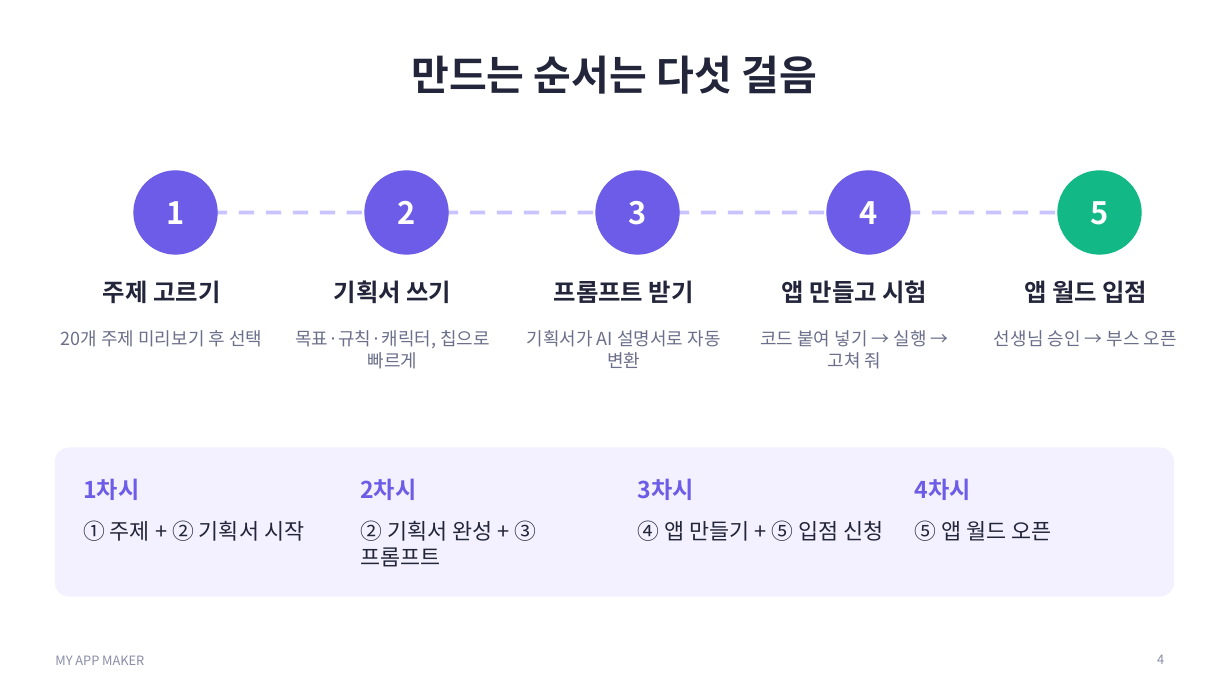
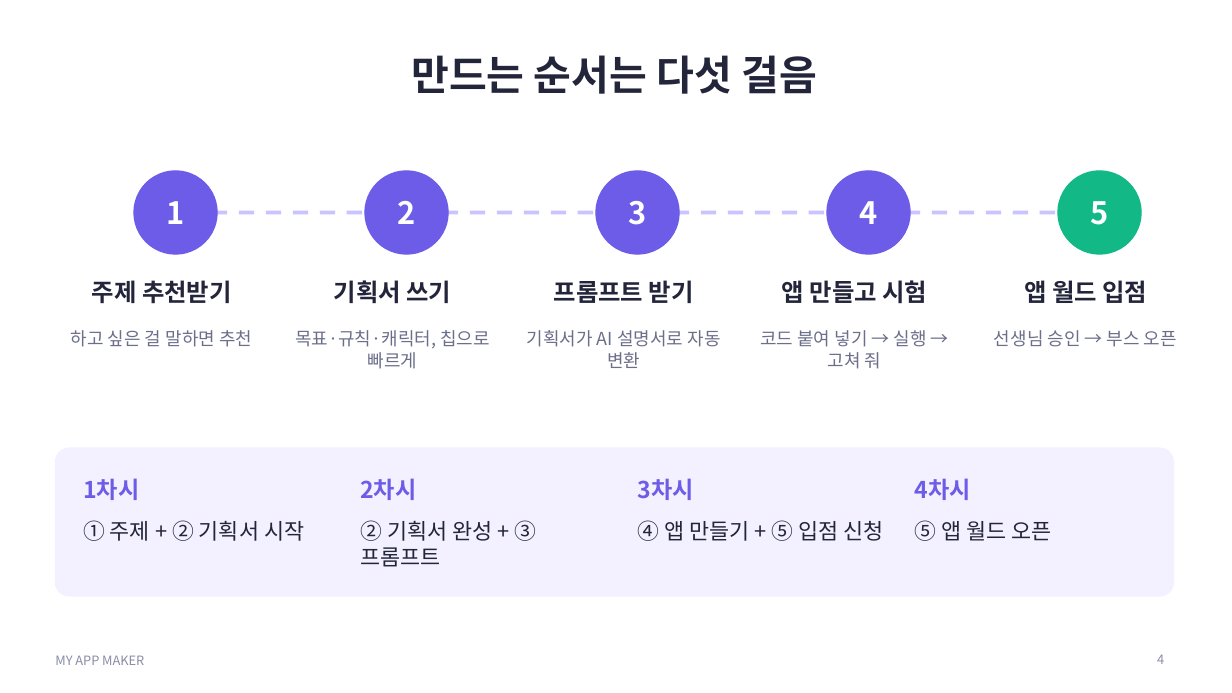
Before and after one commit to laonhyeum-collab/thedream, a slide deck: slide 4 of myappmaker/slides/MY_APP_MAKER_프로젝트_소개.pptx. Drawn at 1232x693 pixels with LibreOffice and Linux fonts; fonts in the diff are those of the drawing. Boxes give left, top, right and bottom in pixels: in the first picture for what was removed or moved away, otherwise in the second. Text is boxed around its words. In the diff, an @@ line names an element or a change of style, - is before the commit and + after.

```diff
--- a/myappmaker/slides/MY_APP_MAKER_프로젝트_소개.pptx
+++ b/myappmaker/slides/MY_APP_MAKER_프로젝트_소개.pptx
@@ text at [92,280,232,304]: text changed @@
-주제 고르기
+주제 추천받기
@@ text at [71,330,252,347]: text changed @@
-20개 주제 미리보기 후 선택
+하고 싶은 걸 말하면 추천
```
Also in this commit, not shown: 1 other slide changed, 1 slide added, 1 slide removed, 17 other files.
